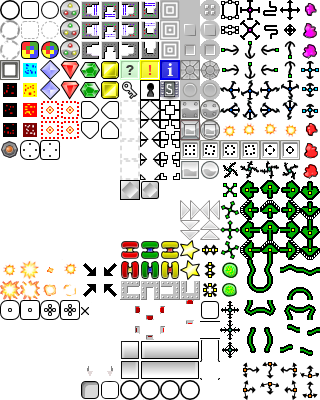
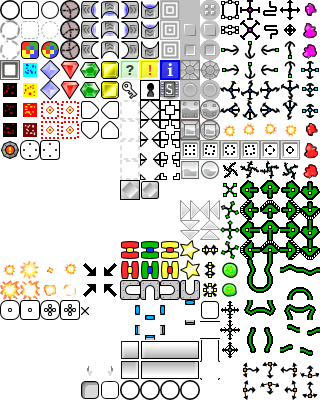
Before/after of a (320, 400) layered artwork. What changed in the layer stack:
painted on "Capa nueva#1" over <box>1,0,200,340</box>
